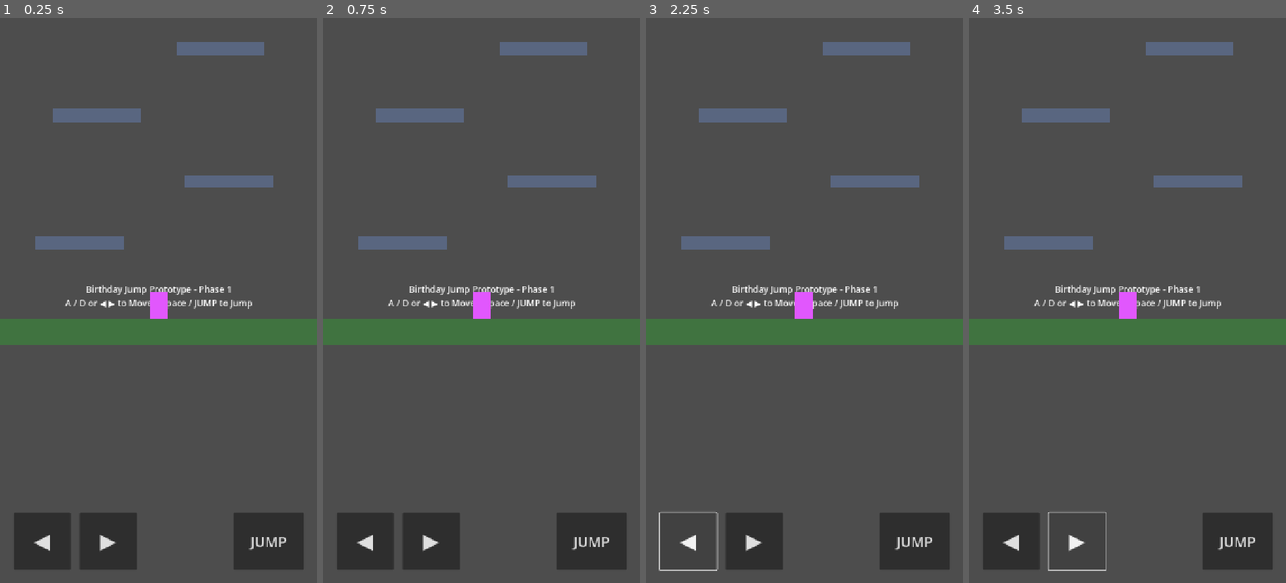
Above: before the commit, frames 1-4 (left to right).
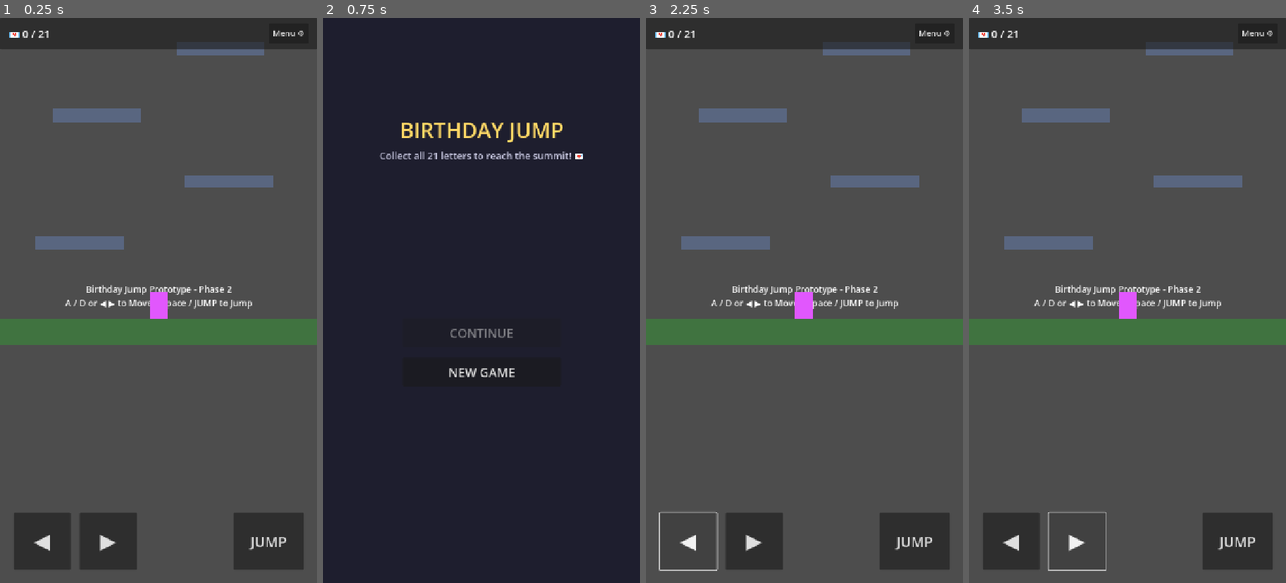
Above: after the commit, the same moments.

Repository: gimigkk/agustus-13
Game: Godot game, scene res://scenes/levels/test_level.tscn
Two runs of this game, one before a commit and one after it. Both use one fixed random seed, a clock stepped at 60 frames per second and the inputs below.
Inputs (mouse positions are in pixels of both pictures, inside the frame that each line leads up to):
- Up to frame 1 (0.25 s): no input
- Up to frame 2 (0.75 s): click (611, 34) at 0.5 s, where only the run after the commit has a clickable "Menu ⚙"
- Up to frame 3 (2.25 s): click (804, 373) at 1.25 s, where only the run after the commit has a clickable "NEW GAME"; click "◀" at 2 s
- Up to frame 4 (3.5 s): click "▶" at 2.75 s

The runs differ from the first frame. In frame 1, 5.5% of the frame differs, in the area x 0-100%, y 0-49%; in frame 2, 94%, in the area x 0-100%, y 0-100%; in frame 3, 5.5%; in frame 4, 5.5%.

Commit message:
feat: Phase 2 core systems (Save system, JSON letter loader, HUD, Popup modal, Main Menu)

Diff:
--- a/project.godot
+++ b/project.godot
@@ -48,3 +48,8 @@
 
 pointing/emulate_touch_from_mouse=true
 rendering/textures/canvas_textures/default_texture_filter=0
+
+[autoload]
+
+SaveManager="*res://scripts/save_manager.gd"
+LetterManager="*res://scripts/letter_manager.gd"
--- a/scenes/levels/test_level.tscn
+++ b/scenes/levels/test_level.tscn
@@ -1,8 +1,11 @@
-[gd_scene load_steps=4 format=3 uid="uid://c8testlevel01"]
+[gd_scene load_steps=6 format=3 uid="uid://c8testlevel01"]
 
 [ext_resource type="PackedScene" uid="uid://c8player0001" path="res://scenes/player/player.tscn" id="1_player"]
 [ext_resource type="PackedScene" uid="uid://c8touchui0001" path="res://scenes/ui/touch_controls.tscn" id="2_touch_ui"]
-[ext_resource type="PackedScene" uid="uid://7ynhxr7xrab5" path="res://scenes/objects/platform.tscn" id="3_platform"]
+
+[ext_resource type="PackedScene" uid="uid://c8platform0001" path="res://scenes/objects/platform.tscn" id="3_platform"]
+[ext_resource type="PackedScene" uid="uid://c8letter0001" path="res://scenes/objects/letter.tscn" id="4_letter"]
+[ext_resource type="PackedScene" uid="uid://c8hud0000001" path="res://scenes/ui/hud.tscn" id="5_hud"]
 
 [node name="TestLevel" type="Node2D"]
 
@@ -53,17 +56,25 @@
 size = Vector2(260, 30)
 color = Color(0.85, 0.7, 0.3, 1)
 
+[node name="Collectibles" type="Node2D" parent="."]
+
+[node name="Letter1" parent="Collectibles" instance=ExtResource("4_letter")]
+position = Vector2(120, 230)
+letter_id = 1
+
 [node name="Instructions" type="Label" parent="."]
 offset_left = -300.0
 offset_top = 1140.0
 offset_right = 300.0
 offset_bottom = 1200.0
 theme_override_font_sizes/font_size = 20
-text = "Birthday Jump Prototype - Phase 1
+text = "Birthday Jump Prototype - Phase 2
 A / D or ◀ ▶ to Move | Space / JUMP to Jump"
 horizontal_alignment = 1
 
 [node name="Player" parent="." instance=ExtResource("1_player")]
 position = Vector2(0, 1180)
 
+[node name="HUD" parent="." instance=ExtResource("5_hud")]
+
 [node name="TouchControls" parent="." instance=ExtResource("2_touch_ui")]
--- /dev/null
+++ b/scenes/objects/letter.gd
@@ -0,0 +1,39 @@
+@tool
+extends Area2D
+
+## Collectible Letter node with floating animation and collection handling
+@export var letter_id: int = 1:
+	set(value):
+		letter_id = value
+		_update_label()
+
+var base_y: float = 0.0
+var anim_time: float = 0.0
+
+@onready var visual: ColorRect = $Visual
+@onready var label: Label = $Visual/Label
+
+func _ready() -> void:
+	base_y = position.y
+	_update_label()
+
+	if not Engine.is_editor_hint():
+		body_entered.connect(_on_body_entered)
+		# Hide if already collected in this save
+		if LetterManager and LetterManager.is_letter_collected(letter_id):
+			queue_free()
+
+func _process(delta: float) -> void:
+	# Floating bobbing animation
+	anim_time += delta
+	position.y = base_y + sin(anim_time * 3.0) * 6.0
+
+func _update_label() -> void:
+	if label:
+		label.text = str(letter_id)
+
+func _on_body_entered(body: Node2D) -> void:
+	if body is CharacterBody2D:
+		if LetterManager:
+			LetterManager.collect_letter(letter_id, body.global_position)
+		queue_free()
--- /dev/null
+++ b/scenes/objects/letter.tscn
@@ -0,0 +1,32 @@
+[gd_scene load_steps=3 format=3 uid="uid://c8letter0001"]
+
+[ext_resource type="Script" path="res://scenes/objects/letter.gd" id="1_letter_script"]
+
+[sub_resource type="CircleShape2D" id="CircleShape2D_1"]
+radius = 24.0
+
+[node name="Letter" type="Area2D"]
+script = ExtResource("1_letter_script")
+
+[node name="Visual" type="ColorRect" parent="."]
+offset_left = -20.0
+offset_top = -20.0
+offset_right = 20.0
+offset_bottom = 20.0
+color = Color(1, 0.85, 0.4, 1)
+
+[node name="Label" type="Label" parent="Visual"]
+layout_mode = 1
+anchors_preset = 15
+anchor_right = 1.0
+anchor_bottom = 1.0
+grow_horizontal = 2
+grow_vertical = 2
+theme_override_colors/font_color = Color(0.2, 0.2, 0.2, 1)
+theme_override_font_sizes/font_size = 22
+text = "1"
+horizontal_alignment = 1
+vertical_alignment = 1
+
+[node name="CollisionShape2D" type="CollisionShape2D" parent="."]
+shape = SubResource("CircleShape2D_1")
--- a/scenes/player/player.gd
+++ b/scenes/player/player.gd
@@ -22,6 +22,10 @@
 func _ready() -> void:
 	if camera:
 		camera.top_level = true
+	if SaveManager and SaveManager.current_save_data.get("has_save", false):
+		var px: float = float(SaveManager.current_save_data.get("player_pos_x", global_position.x))
+		var py: float = float(SaveManager.current_save_data.get("player_pos_y", global_position.y))
+		global_position = Vector2(px, py)
 
 func _process(_delta: float) -> void:
 	if camera:
--- /dev/null
+++ b/scenes/ui/hud.gd
@@ -0,0 +1,22 @@
+extends CanvasLayer
+
+## HUD script managing in-game counter and UI modals
+@onready var letter_counter_label: Label = $Control/TopBar/MarginContainer/HBoxContainer/LetterCounter
+@onready var menu_btn: Button = $Control/TopBar/MarginContainer/HBoxContainer/MenuBtn
+
+func _ready() -> void:
+	update_counter(LetterManager.collected_letter_ids.size() if LetterManager else 0)
+	if LetterManager:
+		LetterManager.letter_collected.connect(_on_letter_collected)
+	if menu_btn:
+		menu_btn.pressed.connect(_on_menu_pressed)
+
+func update_counter(count: int) -> void:
+	if letter_counter_label:
+		letter_counter_label.text = "💌 %d / 21" % count
+
+func _on_letter_collected(_id: int, _msg: String, total: int) -> void:
+	update_counter(total)
+
+func _on_menu_pressed() -> void:
+	get_tree().change_scene_to_file("res://scenes/ui/main_menu.tscn")
--- /dev/null
+++ b/scenes/ui/hud.tscn
@@ -0,0 +1,49 @@
+[gd_scene load_steps=3 format=3 uid="uid://c8hud0000001"]
+
+[ext_resource type="Script" path="res://scenes/ui/hud.gd" id="1_hud_script"]
+[ext_resource type="PackedScene" uid="uid://c8letterpopup001" path="res://scenes/ui/letter_popup.tscn" id="2_letter_popup"]
+
+[node name="HUD" type="CanvasLayer"]
+layer = 15
+script = ExtResource("1_hud_script")
+
+[node name="Control" type="Control" parent="."]
+layout_mode = 3
+anchors_preset = 15
+anchor_right = 1.0
+anchor_bottom = 1.0
+grow_horizontal = 2
+grow_vertical = 2
+mouse_filter = 2
+
+[node name="TopBar" type="PanelContainer" parent="Control"]
+layout_mode = 1
+anchors_preset = 10
+anchor_right = 1.0
+offset_bottom = 70.0
+grow_horizontal = 2
+
+[node name="MarginContainer" type="MarginContainer" parent="Control/TopBar"]
+layout_mode = 2
+theme_override_constants/margin_left = 20
+theme_override_constants/margin_right = 20
+
+[node name="HBoxContainer" type="HBoxContainer" parent="Control/TopBar/MarginContainer"]
+layout_mode = 2
+alignment = 1
+
+[node name="LetterCounter" type="Label" parent="Control/TopBar/MarginContainer/HBoxContainer"]
+layout_mode = 2
+size_flags_horizontal = 3
+theme_override_font_sizes/font_size = 24
+text = "💌 0 / 21"
+vertical_alignment = 1
+
+[node name="MenuBtn" type="Button" parent="Control/TopBar/MarginContainer/HBoxContainer"]
+custom_minimum_size = Vector2(90, 45)
+layout_mode = 2
+size_flags_vertical = 4
+theme_override_font_sizes/font_size = 18
+text = "Menu ⚙"
+
+[node name="LetterPopup" parent="." instance=ExtResource("2_letter_popup")]
--- /dev/null
+++ b/scenes/ui/letter_popup.gd
@@ -0,0 +1,23 @@
+extends CanvasLayer
+
+## Popup Modal displaying collected letter text
+@onready var title_label: Label = $Control/Panel/MarginContainer/VBoxContainer/TitleLabel
+@onready var message_label: Label = $Control/Panel/MarginContainer/VBoxContainer/MessageLabel
+@onready var close_btn: Button = $Control/Panel/MarginContainer/VBoxContainer/CloseBtn
+@onready var control: Control = $Control
+
+func _ready() -> void:
+	control.hide()
+	close_btn.pressed.connect(hide_popup)
+	if LetterManager:
+		LetterManager.letter_popup_requested.connect(show_popup)
+
+func show_popup(letter_id: int, message: String) -> void:
+	title_label.text = "💌 Letter #%d / 21" % letter_id
+	message_label.text = message
+	control.show()
+	get_tree().paused = true
+
+func hide_popup() -> void:
+	control.hide()
+	get_tree().paused = false
--- /dev/null
+++ b/scenes/ui/letter_popup.tscn
@@ -0,0 +1,72 @@
+[gd_scene load_steps=2 format=3 uid="uid://c8letterpopup001"]
+
+[ext_resource type="Script" path="res://scenes/ui/letter_popup.gd" id="1_popup_script"]
+
+[node name="LetterPopup" type="CanvasLayer"]
+process_mode = 3
+layer = 20
+script = ExtResource("1_popup_script")
+
+[node name="Control" type="Control" parent="."]
+layout_mode = 3
+anchors_preset = 15
+anchor_right = 1.0
+anchor_bottom = 1.0
+grow_horizontal = 2
+grow_vertical = 2
+
+[node name="DimBackground" type="ColorRect" parent="Control"]
+layout_mode = 1
+anchors_preset = 15
+anchor_right = 1.0
+anchor_bottom = 1.0
+grow_horizontal = 2
+grow_vertical = 2
+color = Color(0, 0, 0, 0.55)
+
+[node name="Panel" type="PanelContainer" parent="Control"]
+layout_mode = 1
+anchors_preset = 8
+anchor_left = 0.5
+anchor_top = 0.5
+anchor_right = 0.5
+anchor_bottom = 0.5
+offset_left = -280.0
+offset_top = -220.0
+offset_right = 280.0
+offset_bottom = 220.0
+grow_horizontal = 2
+grow_vertical = 2
+
+[node name="MarginContainer" type="MarginContainer" parent="Control/Panel"]
+layout_mode = 2
+theme_override_constants/margin_left = 30
+theme_override_constants/margin_top = 30
+theme_override_constants/margin_right = 30
+theme_override_constants/margin_bottom = 30
+
+[node name="VBoxContainer" type="VBoxContainer" parent="Control/Panel/MarginContainer"]
+layout_mode = 2
+theme_override_constants/separation = 20
+
+[node name="TitleLabel" type="Label" parent="Control/Panel/MarginContainer/VBoxContainer"]
+layout_mode = 2
+theme_override_font_sizes/font_size = 28
+text = "💌 Letter #1 / 21"
+horizontal_alignment = 1
+
+[node name="MessageLabel" type="Label" parent="Control/Panel/MarginContainer/VBoxContainer"]
+custom_minimum_size = Vector2(400, 140)
+layout_mode = 2
+size_flags_vertical = 3
+theme_override_font_sizes/font_size = 20
+text = "Letter content goes here..."
+horizontal_alignment = 1
+vertical_alignment = 1
+autowrap_mode = 2
+
+[node name="CloseBtn" type="Button" parent="Control/Panel/MarginContainer/VBoxContainer"]
+custom_minimum_size = Vector2(0, 55)
+layout_mode = 2
+theme_override_font_sizes/font_size = 22
+text = "Keep Climbing ➔"
--- /dev/null
+++ b/scenes/ui/main_menu.gd
@@ -0,0 +1,25 @@
+extends Control
+
+## Main Menu script handling New Game and Continue flows
+@onready var btn_new_game: Button = $VBoxContainer/BtnNewGame
+@onready var btn_continue: Button = $VBoxContainer/BtnContinue
+
+func _ready() -> void:
+	# Enable Continue button only if save file exists
+	var has_save := SaveManager.has_save_data() if SaveManager else false
+	btn_continue.disabled = not has_save
+
+	btn_new_game.pressed.connect(_on_new_game_pressed)
+	btn_continue.pressed.connect(_on_continue_pressed)
+
+func _on_new_game_pressed() -> void:
+	if SaveManager:
+		SaveManager.clear_save()
+	if LetterManager:
+		LetterManager.reset_progress()
+	get_tree().change_scene_to_file("res://scenes/levels/test_level.tscn")
+
+func _on_continue_pressed() -> void:
+	if SaveManager:
+		SaveManager.load_game()
+	get_tree().change_scene_to_file("res://scenes/levels/test_level.tscn")
--- /dev/null
+++ b/scenes/ui/main_menu.tscn
@@ -0,0 +1,71 @@
+[gd_scene load_steps=2 format=3 uid="uid://c8mainmenu0001"]
+
+[ext_resource type="Script" path="res://scenes/ui/main_menu.gd" id="1_menu_script"]
+
+[node name="MainMenu" type="Control"]
+layout_mode = 3
+anchors_preset = 15
+anchor_right = 1.0
+anchor_bottom = 1.0
+grow_horizontal = 2
+grow_vertical = 2
+script = ExtResource("1_menu_script")
+
+[node name="Background" type="ColorRect" parent="."]
+layout_mode = 1
+anchors_preset = 15
+anchor_right = 1.0
+anchor_bottom = 1.0
+grow_horizontal = 2
+grow_vertical = 2
+color = Color(0.12, 0.12, 0.18, 1)
+
+[node name="TitleBox" type="VBoxContainer" parent="."]
+layout_mode = 1
+anchors_preset = 10
+anchor_right = 1.0
+offset_top = 220.0
+offset_bottom = 400.0
+grow_horizontal = 2
+theme_override_constants/separation = 10
+
+[node name="Title" type="Label" parent="TitleBox"]
+layout_mode = 2
+theme_override_colors/font_color = Color(1, 0.85, 0.4, 1)
+theme_override_font_sizes/font_size = 48
+text = "BIRTHDAY JUMP"
+horizontal_alignment = 1
+
+[node name="Subtitle" type="Label" parent="TitleBox"]
+layout_mode = 2
+theme_override_colors/font_color = Color(0.8, 0.8, 0.9, 1)
+theme_override_font_sizes/font_size = 22
+text = "Collect all 21 letters to reach the summit! 💌"
+horizontal_alignment = 1
+
+[node name="VBoxContainer" type="VBoxContainer" parent="."]
+layout_mode = 1
+anchors_preset = 8
+anchor_left = 0.5
+anchor_top = 0.5
+anchor_right = 0.5
+anchor_bottom = 0.5
+offset_left = -180.0
+offset_top = 40.0
+offset_right = 180.0
+offset_bottom = 240.0
+grow_horizontal = 2
+grow_vertical = 2
+theme_override_constants/separation = 24
+
+[node name="BtnContinue" type="Button" parent="VBoxContainer"]
+custom_minimum_size = Vector2(0, 65)
+layout_mode = 2
+theme_override_font_sizes/font_size = 28
+text = "CONTINUE"
+
+[node name="BtnNewGame" type="Button" parent="VBoxContainer"]
+custom_minimum_size = Vector2(0, 65)
+layout_mode = 2
+theme_override_font_sizes/font_size = 28
+text = "NEW GAME"
--- /dev/null
+++ b/scripts/letter_manager.gd
@@ -0,0 +1,65 @@
+extends Node
+
+## LetterManager Autoload Singleton to handle letter messages and collection state
+signal letter_collected(letter_id: int, message: String, total_collected: int)
+signal letter_popup_requested(letter_id: int, message: String)
+
+const TOTAL_LETTERS: int = 21
+
+var messages: Dictionary = {}
+var collected_letter_ids: Array = []
+
+func _ready() -> void:
+	load_messages()
+	# Restore collected letters from save
+	if SaveManager and SaveManager.current_save_data.has("collected_letters"):
+		collected_letter_ids = SaveManager.current_save_data["collected_letters"].duplicate()
+
+func load_messages() -> void:
+	var path := "res://letters.json"
+	if not FileAccess.file_exists(path):
+		path = "res://letters.example.json"
+
+	if not FileAccess.file_exists(path):
+		push_error("LetterManager: No letters JSON file found!")
+		return
+
+	var file := FileAccess.open(path, FileAccess.READ)
+	if not file:
+		return
+
+	var json_text := file.get_as_text()
+	file.close()
+
+	var json := JSON.new()
+	if json.parse(json_text) == OK and json.data is Dictionary:
+		messages = json.data
+	else:
+		push_error("LetterManager: Invalid JSON in letters file.")
+
+func get_letter_message(letter_id: int) -> String:
+	var key := str(letter_id)
+	if messages.has(key):
+		return str(messages[key])
+	return "Letter #%d: A special memory..." % letter_id
+
+func is_letter_collected(letter_id: int) -> bool:
+	return collected_letter_ids.has(letter_id)
+
+func collect_letter(letter_id: int, player_pos: Vector2 = Vector2.ZERO) -> bool:
+	if is_letter_collected(letter_id):
+		return false
+
+	collected_letter_ids.append(letter_id)
+	var msg := get_letter_message(letter_id)
+
+	# Auto-save game state
+	if SaveManager:
+		SaveManager.save_game(player_pos, collected_letter_ids)
+
+	emit_signal("letter_collected", letter_id, msg, collected_letter_ids.size())
+	emit_signal("letter_popup_requested", letter_id, msg)
+	return true
+
+func reset_progress() -> void:
+	collected_letter_ids.clear()
--- /dev/null
+++ b/scripts/save_manager.gd
@@ -0,0 +1,74 @@
+extends Node
+
+## SaveManager Autoload Singleton
+signal save_loaded(data: Dictionary)
+
+const SAVE_PATH: String = "user://save_data.json"
+
+var current_save_data: Dictionary = {
+	"player_pos_x": 0.0,
+	"player_pos_y": 1180.0,
+	"collected_letters": [],
+	"has_save": false
+}
+
+func _ready() -> void:
+	load_game()
+
+func has_save_data() -> bool:
+	return FileAccess.file_exists(SAVE_PATH)
+
+func save_game(player_pos: Vector2, collected_letters: Array) -> bool:
+	var data := {
+		"player_pos_x": player_pos.x,
+		"player_pos_y": player_pos.y,
+		"collected_letters": collected_letters,
+		"has_save": true,
+		"timestamp": Time.get_unix_time_from_system()
+	}
+
+	var file := FileAccess.open(SAVE_PATH, FileAccess.WRITE)
+	if not file:
+		push_error("SaveManager: Failed to open save file for writing.")
+		return false
+
+	var json_string := JSON.stringify(data, "\t")
+	file.store_string(json_string)
+	file.close()
+
+	current_save_data = data
+	return true
+
+func load_game() -> Dictionary:
+	if not FileAccess.file_exists(SAVE_PATH):
+		return current_save_data
+
+	var file := FileAccess.open(SAVE_PATH, FileAccess.READ)
+	if not file:
+		push_error("SaveManager: Failed to open save file for reading.")
+		return current_save_data
+
+	var json_string := file.get_as_text()
+	file.close()
+
+	var json := JSON.new()
+	var parse_result := json.parse(json_string)
+	if parse_result != OK:
+		push_error("SaveManager: Failed to parse save JSON.")
+		return current_save_data
+
+	if json.data is Dictionary:
+		current_save_data = json.data
+		emit_signal("save_loaded", current_save_data)
+
+	return current_save_data
+
+func clear_save() -> void:
+	if FileAccess.file_exists(SAVE_PATH):
+		DirAccess.remove_absolute(SAVE_PATH)
+	current_save_data = {
+		"player_pos_x": 0.0,
+		"player_pos_y": 1180.0,
+		"collected_letters": [],
+		"has_save": false
+	}
Not shown, changed: project_plan.md
